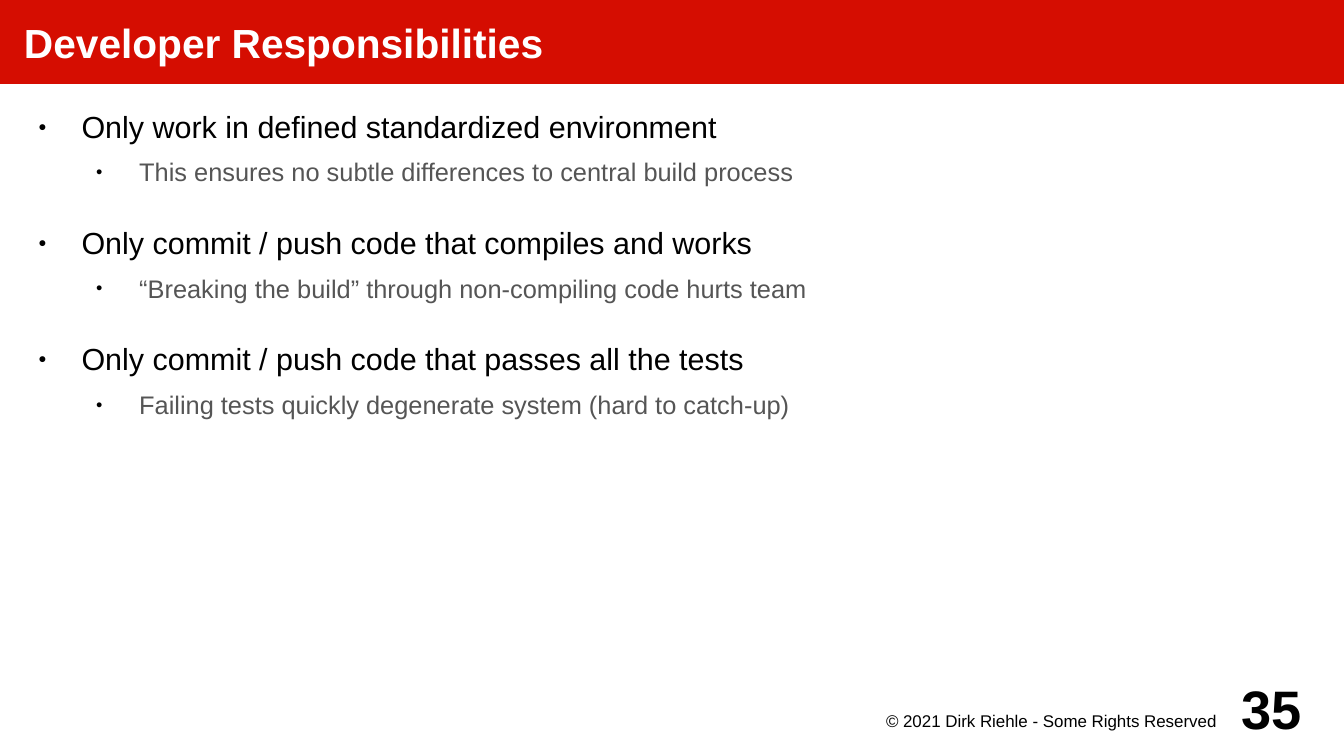
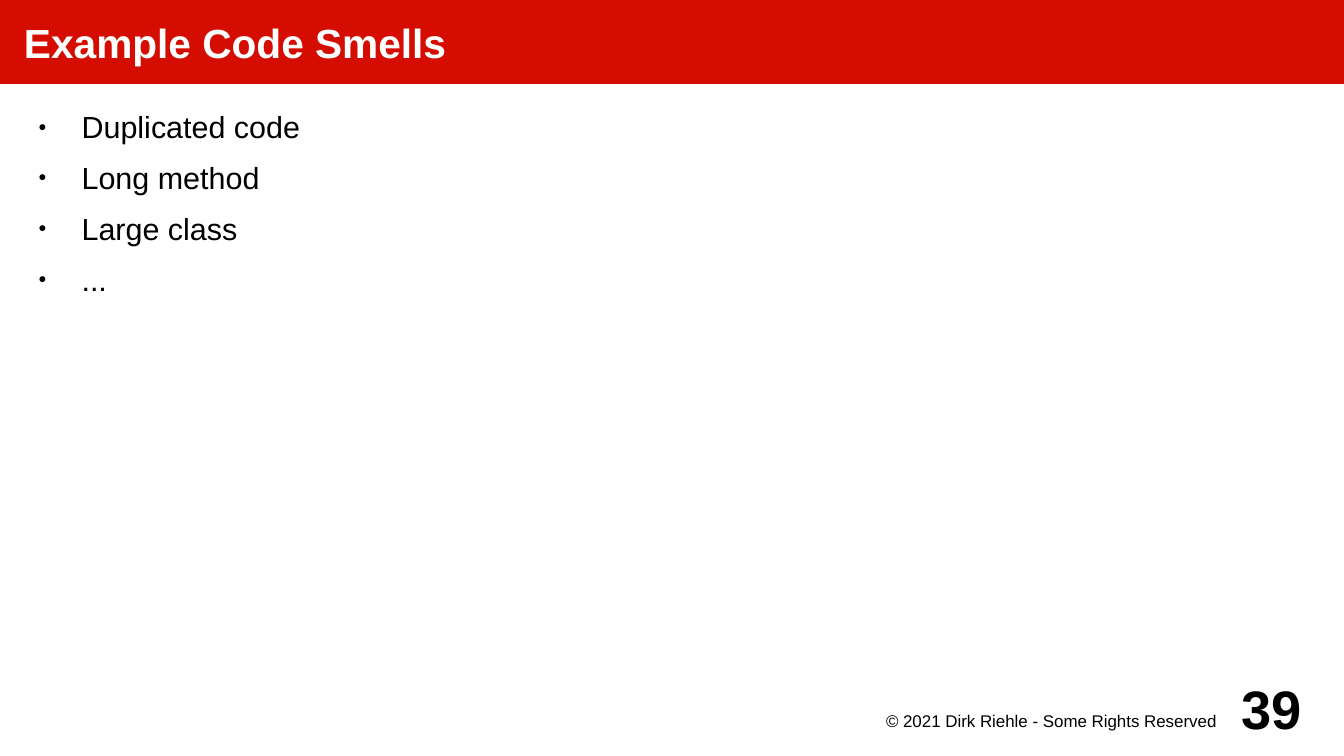
Before and after one commit to dirkriehle/amos-course, a slide deck: slide 39 of Lecture slides/AMOS E01 - Software Development.odp (slide 35 before the commit). Drawn at 1344x756 pixels with LibreOffice and Linux fonts; fonts in the diff are those of the drawing. Boxes give left, top, right and bottom in pixels: in the first picture for what was removed or moved away, otherwise in the second. Text is boxed around its words. In the diff, an @@ line names an element or a change of style, - is before the commit and + after.

```diff
--- a/Lecture slides/AMOS E01 - Software Development.odp
+++ b/Lecture slides/AMOS E01 - Software Development.odp
@@ title at box(24, 28, 446, 65): text changed @@
-Developer Responsibilities
+Example Code Smells
@@ text at box(82, 116, 300, 246): text changed; size 15 to 18 pt; text colour #555555 to #000000 @@
-● Only work in defined standardized environment
-  ● This ensures no subtle differences to central build process
-● Only commit / push code that compiles and works
-  ● “Breaking the build” through non-compiling code hurts team
-● Only commit / push code that passes all the tests
-  ● Failing tests quickly degenerate system (hard to catch-up)
+● Duplicated code
+● Long method
+● Large class
+● ...
@@ page number at box(1242, 691, 1302, 730): text changed @@
-35
+39
```
Also in this commit, not shown: 10 other slides changed, 18 slides added, 6 slides removed, 19 other files.
